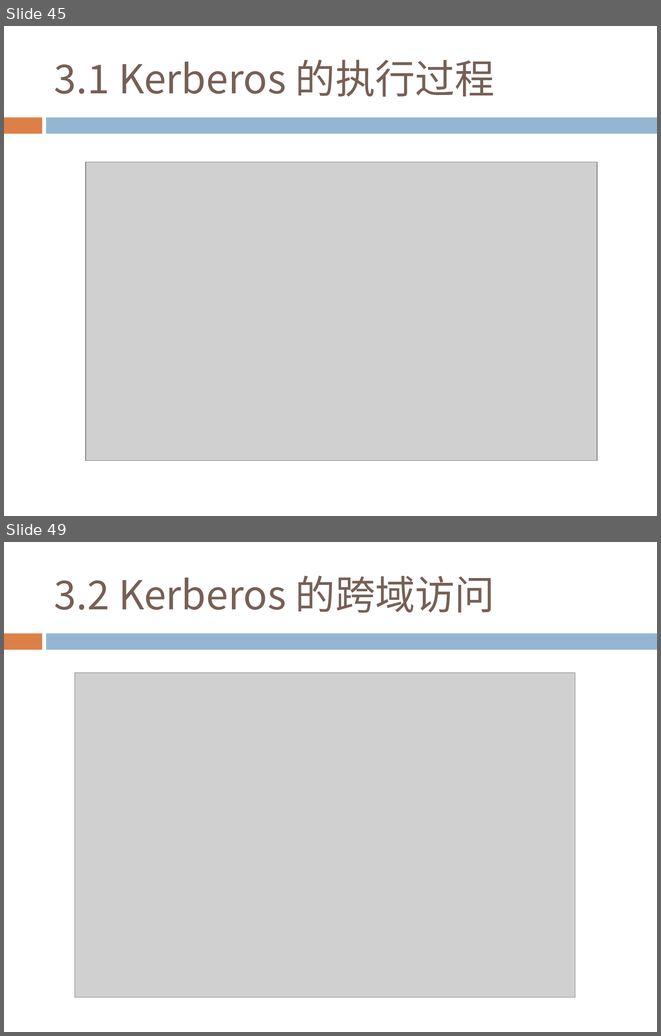
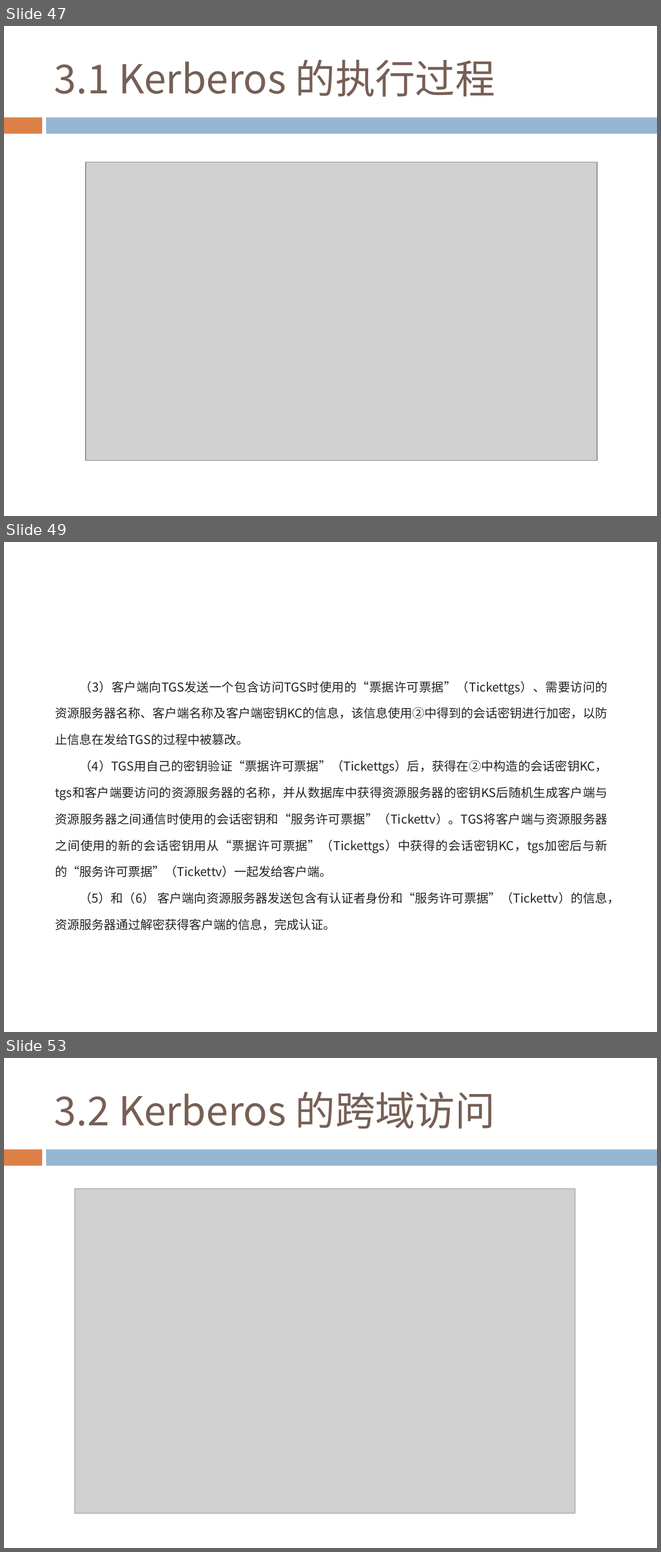
Before and after one commit to ZhenWusi/ke-jian, a slide deck: 02_网络安全密码学基础 (3).pptx. Shown one above the other, each under a label of ours: slides 45 and 49 before the commit, slides 47, 49 and 53 after it; the slides between them are not shown. The pictures are 661x1036 and 661x1552 pixels, drawn with LibreOffice and Linux fonts; fonts in the diff are those of the drawing; grey boxes stand for pictures; background and template pictures are left out. Boxes give left, top, right and bottom in pixels: in the first picture for what was removed or moved away, otherwise in the second. Text is boxed around its words. In the diff, an @@ line names an element or a change of style, - is before the commit and + after.

```diff
--- a/02_网络安全密码学基础 (3).pptx
+++ b/02_网络安全密码学基础 (3).pptx
@@ slide 49 added at (4, 542, 657, 1032), background #FFFFFF @@
@@ text added at (55, 681, 619, 930), 13.5 pt, text #222222 @@
+（3）客户端向TGS发送一个包含访问TGS时使用的“票据许可票据”（Tickettgs）、需要访问的资源服务器名称、客户端名称及客户端密钥KC的信息，该信息使用②中得到的会话密钥进行加密，以防止信息在发给TGS的过程中被篡改。
+（4）TGS用自己的密钥验证“票据许可票据”（Tickettgs）后，获得在②中构造的会话密钥KC，tgs和客户端要访问的资源服务器的名称，并从数据库中获得资源服务器的密钥KS后随机生成客户端与资源服务器之间通信时使用的会话密钥和“服务许可票据”（Tickettv）。TGS将客户端与资源服务器之间使用的新的会话密钥用从“票据许可票据”（Tickettgs）中获得的会话密钥KC，tgs加密后与新的“服务许可票据”（Tickettv）一起发给客户端。
+（5）和（6） 客户端向资源服务器发送包含有认证者身份和“服务许可票据”（Tickettv）的信息，资源服务器通过解密获得客户端的信息，完成认证。
@@ text added at (80, 760, 608, 903), 18 pt, text #FFFFFF, bold @@
+4.6 Kerberos协议
@@ what was slide 45 is now slide 47 @@
@@ what was slide 49 is now slide 53 @@
```
Also in this commit, not shown: 3 other slides added, 6 other files.
